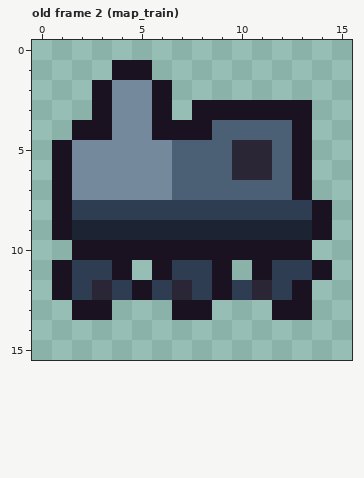
Pixel-art file: game/art-src/ui/ui_map.aseprite. Above is the file before it was changed.
16x16 pixels, 9 frames. Shown: old frame 2 (map_train). The commit also changed other frames, which this record leaves out.
The same view after the edit:
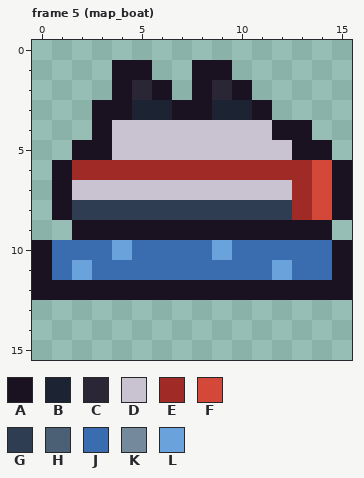
Palette (. is transparent): A #1a1220  B #1c2433  C #2b2635  D #c9c3d1  E #a02a26  F #d4483a  G #2f3d52  H #4c6075  J #3a6cb0  K #75899c  L #6aa2dc
A new or re-ordered frame is compared with the old frame closest to it.
Edits made:
frames 9 -> 12
--- frame 5 (map_boat) is new; against old frame 2 (map_train)
@@ x 0..15 @@
  0 ................
- 1 ....AA..........
- 2 ...AKKA.........
- 3 ...AKKA.AAAAAA..
- 4 ..AAKKAAAHHHHA..
- 5 .AKKKKKHHHCCHA..
- 6 .AKKKKKHHHCCHA..
- 7 .AKKKKKHHHHHHA..
- 8 .AGGGGGGGGGGGGA.
- 9 .ABBBBBBBBBBBBA.
-10 ..AAAAAAAAAAAA..
-11 .AGGA.AGGA.AGGA.
-12 .AGCGAGCGAGCGA..
-13 ..AA...AA...AA..
+ 1 ....AA..AA......
+ 2 ....ACA.ACA.....
+ 3 ...AABBAABBA....
+ 4 ...ADDDDDDDDAA..
+ 5 ..AADDDDDDDDDAA.
+ 6 .AEEEEEEEEEEEEFA
+ 7 .ADDDDDDDDDDDEFA
+ 8 .AGGGGGGGGGGGEFA
+ 9 ..AAAAAAAAAAAAA.
+10 AJJJLJJJJLJJJJJA
+11 AJLJJJJJJJJJLJJA
+12 AAAAAAAAAAAAAAAA
+13 ................
 14 ................
Where, in picture pixels (left, top, right, bottom), the same in both pictures:
changed: (32, 60, 352, 320)
